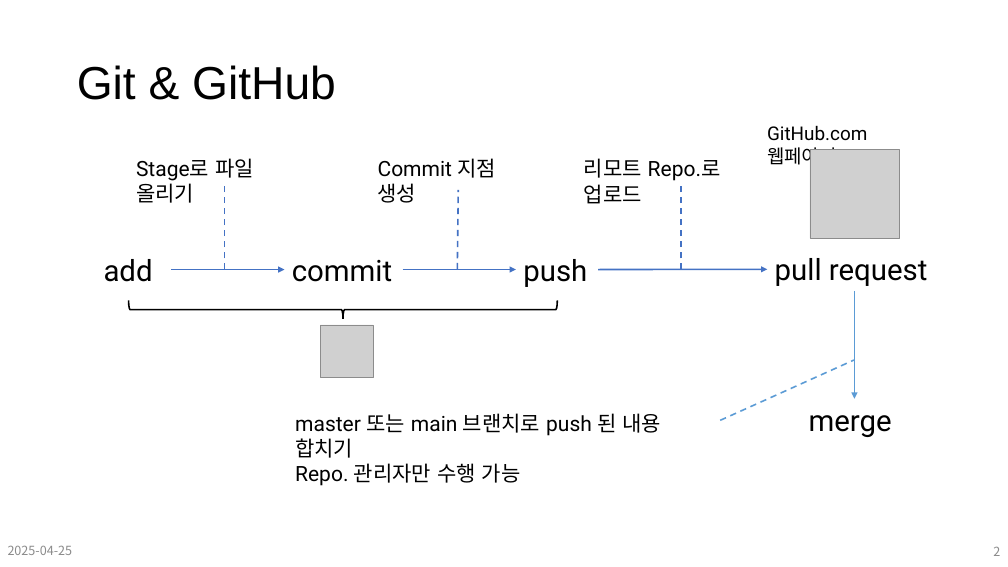
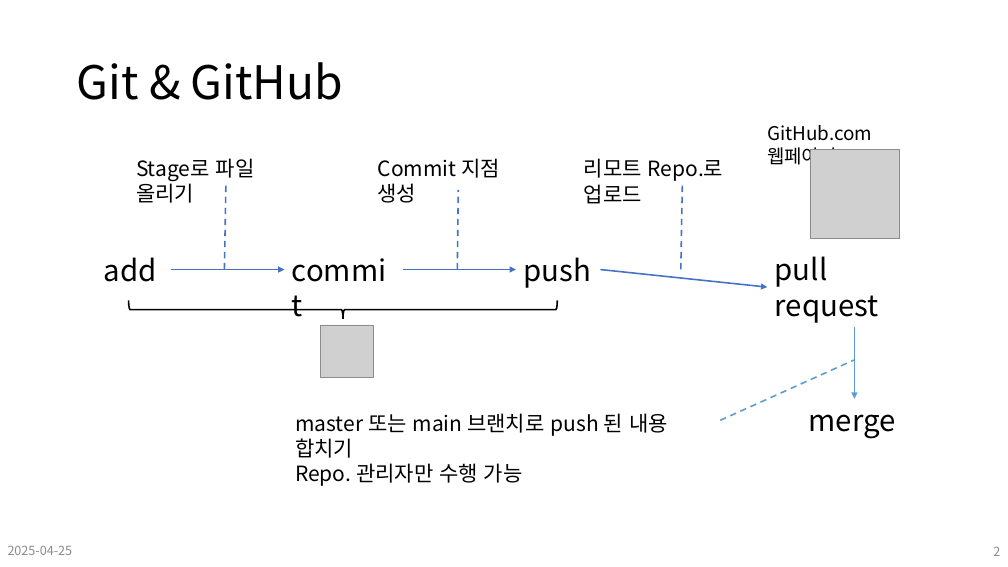
Before and after one commit to Leader-Lesson/KDT_SF_Short_5th, a slide deck: slide 2 of material/07_CSharp_VS_Git.pptx. Drawn at 1008x567 pixels with LibreOffice and Linux fonts; fonts in the diff are those of the drawing; grey boxes stand for pictures; background and template pictures are left out. Boxes give left, top, right and bottom in pixels: in the first picture for what was removed or moved away, otherwise in the second. Text is boxed around its words. In the diff, an @@ line names an element or a change of style, - is before the commit and + after.

```diff
--- a/material/07_CSharp_VS_Git.pptx
+++ b/material/07_CSharp_VS_Git.pptx
@@ title "Git & GitHub" at [77, 62, 343, 100]: font Arial to Noto Sans CJK KR @@
@@ font Roboto to Noto Sans CJK KR in 10 elements at [104, 257, 157, 282], [284, 248, 402, 291], [809, 414, 896, 439], [136, 158, 255, 203], [584, 158, 724, 204], [378, 158, 500, 203], [767, 125, 872, 168], [523, 257, 591, 288], [295, 413, 668, 486], [775, 256, 879, 323] @@
@@ arrow moved from (598, 270) - (768, 269) to (600, 270) - (768, 287) @@
@@ arrow moved from (854, 291) - (854, 399) to (854, 327) - (854, 399) @@
```
Also in this commit, not shown: 23 other slides changed, 13 other files.
